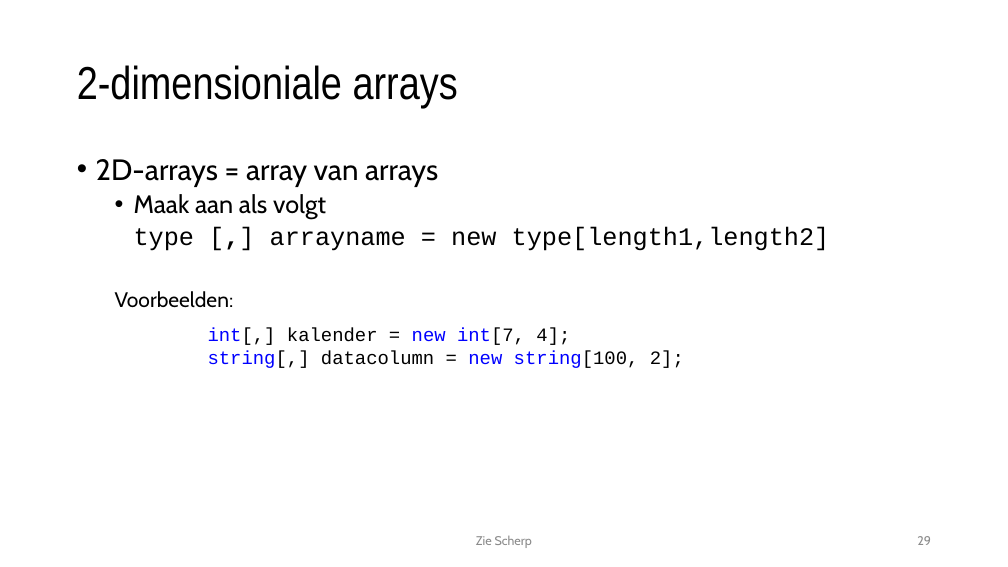
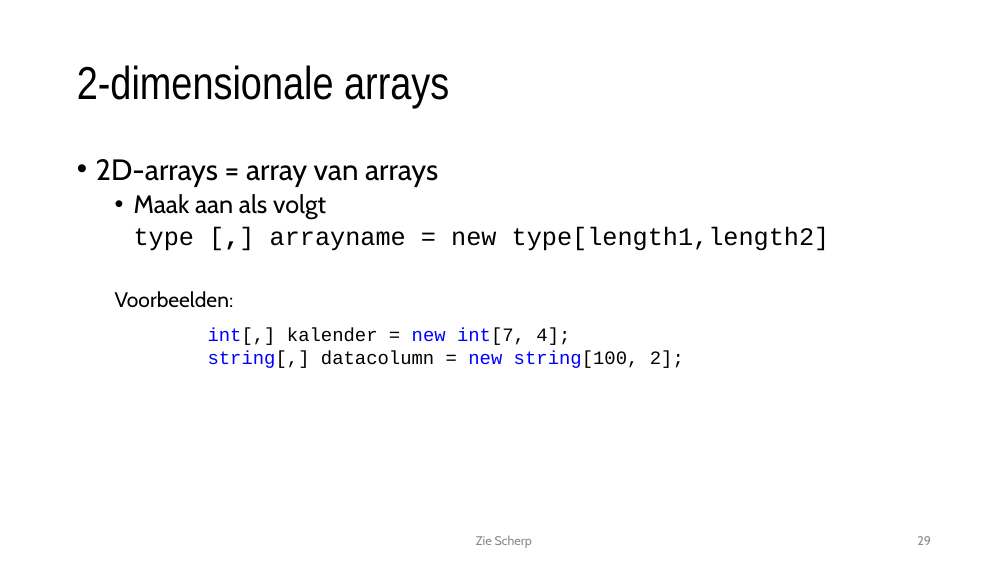
Before and after one commit to timdams/csharpbook, a slide deck: slide 29 of _SLIDES/2020_DEEL1/H8-Arrays/6c_arrays in methoden_mutidim.pptx. Drawn at 1008x567 pixels with LibreOffice and Linux fonts; fonts in the diff are those of the drawing; background and template pictures are left out. Boxes give left, top, right and bottom in pixels: in the first picture for what was removed or moved away, otherwise in the second. Text is boxed around its words. In the diff, an @@ line names an element or a change of style, - is before the commit and + after.

```diff
--- a/_SLIDES/2020_DEEL1/H8-Arrays/6c_arrays in methoden_mutidim.pptx
+++ b/_SLIDES/2020_DEEL1/H8-Arrays/6c_arrays in methoden_mutidim.pptx
@@ title at (77,65,449,108): text changed @@
-2-dimensioniale arrays
+2-dimensionale arrays
```
Also in this commit, not shown: 1 slide added, 3 other files.
